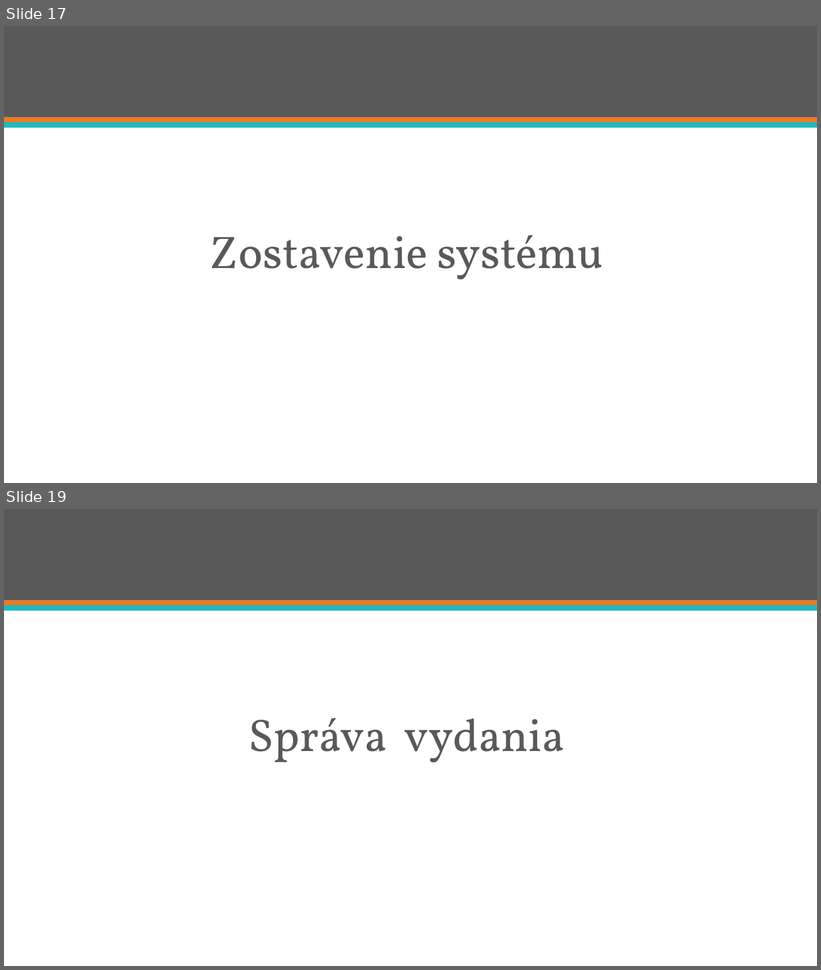
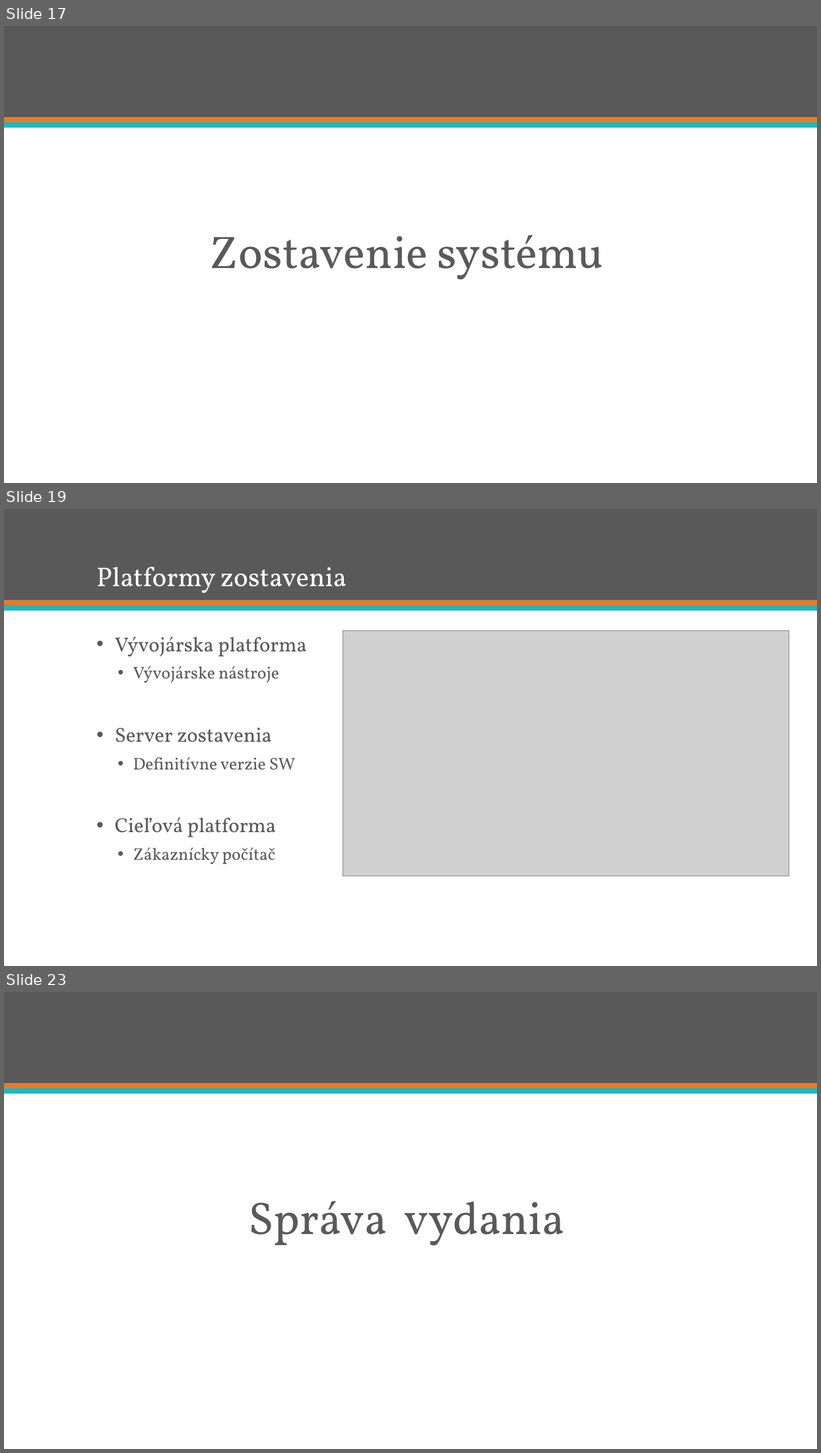
Before and after one commit to ppatrik/swib-prezentacia, a slide deck: swib.pptx. Shown one above the other, each under a label of ours: slides 17 and 19 before the commit, slides 17, 19 and 23 after it; the slides between them are not shown. The pictures are 821x970 and 821x1453 pixels, drawn with LibreOffice and Linux fonts; fonts in the diff are those of the drawing; grey boxes stand for pictures. Boxes give left, top, right and bottom in pixels: in the first picture for what was removed or moved away, otherwise in the second. Text is boxed around its words. In the diff, an @@ line names an element or a change of style, - is before the commit and + after.

```diff
--- a/swib.pptx
+++ b/swib.pptx
@@ slide 19 added at [4,509,817,966], background #FFFFFF; not listed: 3 template elements that a slide beside it also shows @@
@@ title added at [96,566,347,593], 32 pt, text #FFFFFF @@
+Platformy zostavenia
@@ text added at [115,637,307,865], 20 pt, text #595959 @@
+• Vývojárska platforma
+  • Vývojárske nástroje
+• Server zostavenia
+  • Definitívne verzie SW
+• Cieľová platforma
+  • Zákaznícky počítač
@@ picture added at [343,631,789,876] @@
@@ what was slide 19 is now slide 23 @@
```
Also in this commit, not shown: 2 slides changed, 5 other slides added, 1 slide removed.
